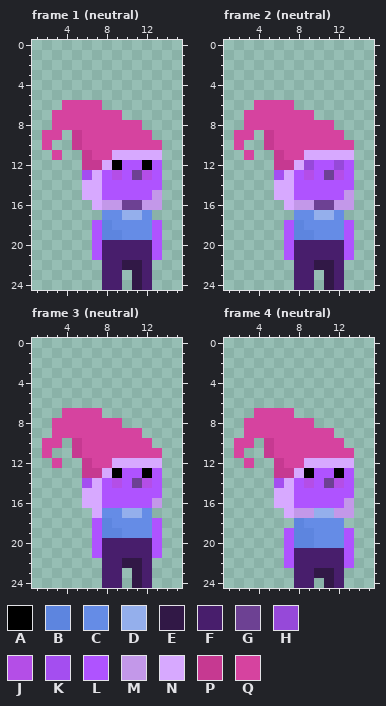
Two states of a pixel-art file, aseprite/gnome-sibling.aseprite. Above: the version before the commit.
21x25 pixels, 17 frames. Shown: frame 1 (neutral): x 1..15, y 0..24; frame 2 (neutral): x 1..15, y 0..24; frame 3 (neutral): x 1..15, y 0..24; frame 4 (neutral): x 1..15, y 0..24. The commit also changed other frames, which this record leaves out.
Palette (. is transparent): A #000000  B #5d85df  C #658ce6  D #94afec  E #311846  F #481e6c  G #6d4193  H #9649d9  J #b44ee7  K #a44ef0  L #af53ff  M #c398e9  N #d7a9ff  P #c63991  Q #d6439f
After:
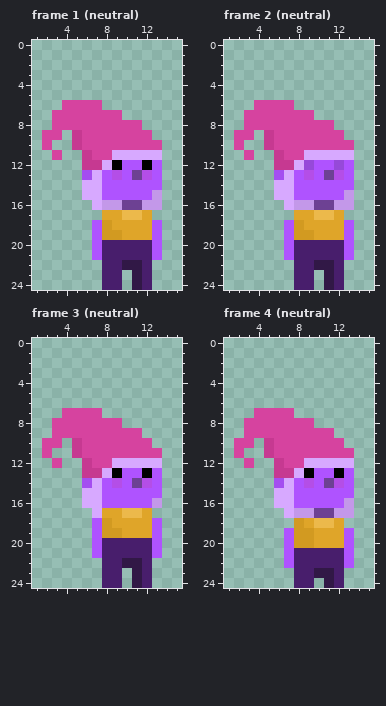
Diff:
colour B: #5d85df -> #d29a21
colour C: #658ce6 -> #dfa529
colour D: #94afec -> #ecb94b
Frame 4 (neutral), layer "gnome":
y 17: x 10..11 DD -> GG
y 18: x 10..11 CC -> DD
